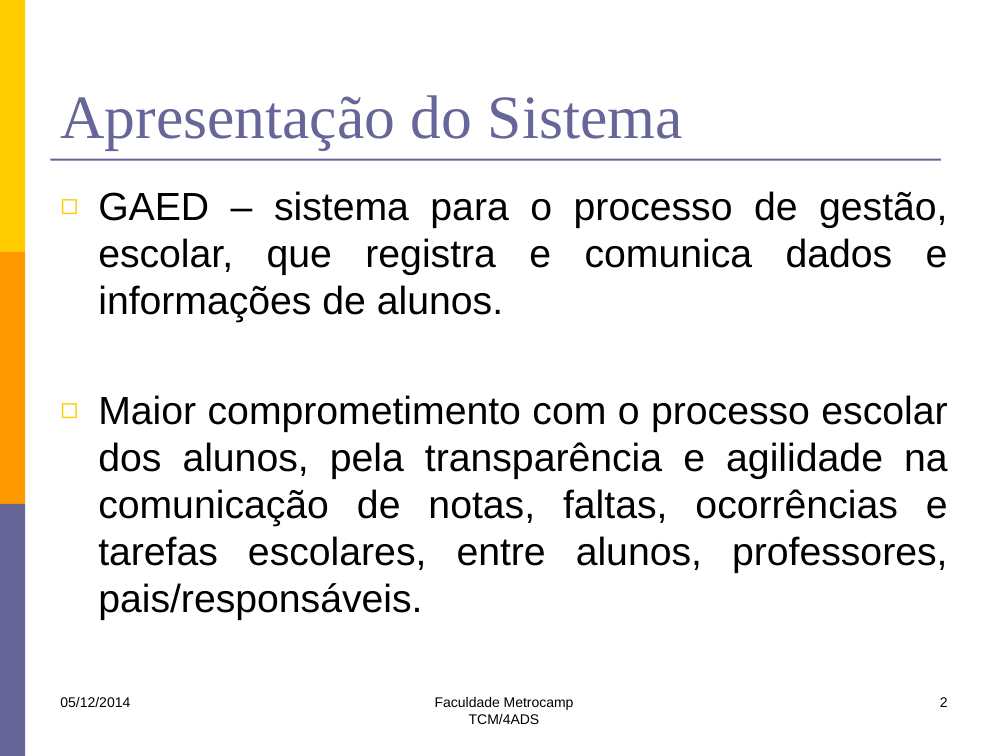
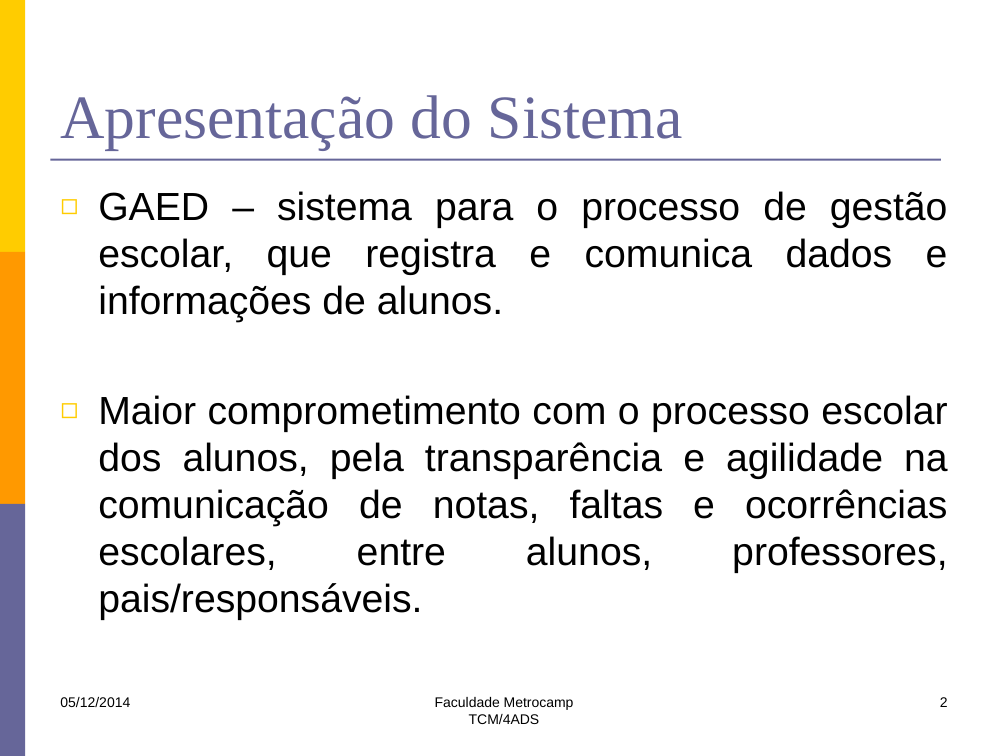
Before and after one commit to lfernandobra/pi5g1s14, a slide deck: slide 2 of documentacao/G5_Apresentacao2sem2014 final.pptx. Drawn at 1008x756 pixels with LibreOffice and Linux fonts; fonts in the diff are those of the drawing. Boxes give left, top, right and bottom in pixels: in the first picture for what was removed or moved away, otherwise in the second. Text is boxed around its words. In the diff, an @@ line names an element or a change of style, - is before the commit and + after.

Commit message:
Apresentação

```diff
--- a/documentacao/G5_Apresentacao2sem2014 final.pptx
+++ b/documentacao/G5_Apresentacao2sem2014 final.pptx
@@ text at <box>98,191,948,620</box>: text changed @@
-◻ GAED – sistema para o processo de gestão, escolar, que registra e comunica dados e informações de alunos.
-◻ Maior comprometimento com o processo escolar dos alunos, pela transparência e agilidade na comunicação de notas, faltas, ocorrências e tarefas escolares, entre alunos, professores, pais/responsáveis.
+◻ GAED – sistema para o processo de gestão escolar, que registra e comunica dados e informações de alunos.
+◻ Maior comprometimento com o processo escolar dos alunos, pela transparência e agilidade na comunicação de notas, faltas e ocorrências escolares, entre alunos, professores, pais/responsáveis.
```
Also in this commit, not shown: 5 other slides changed.
